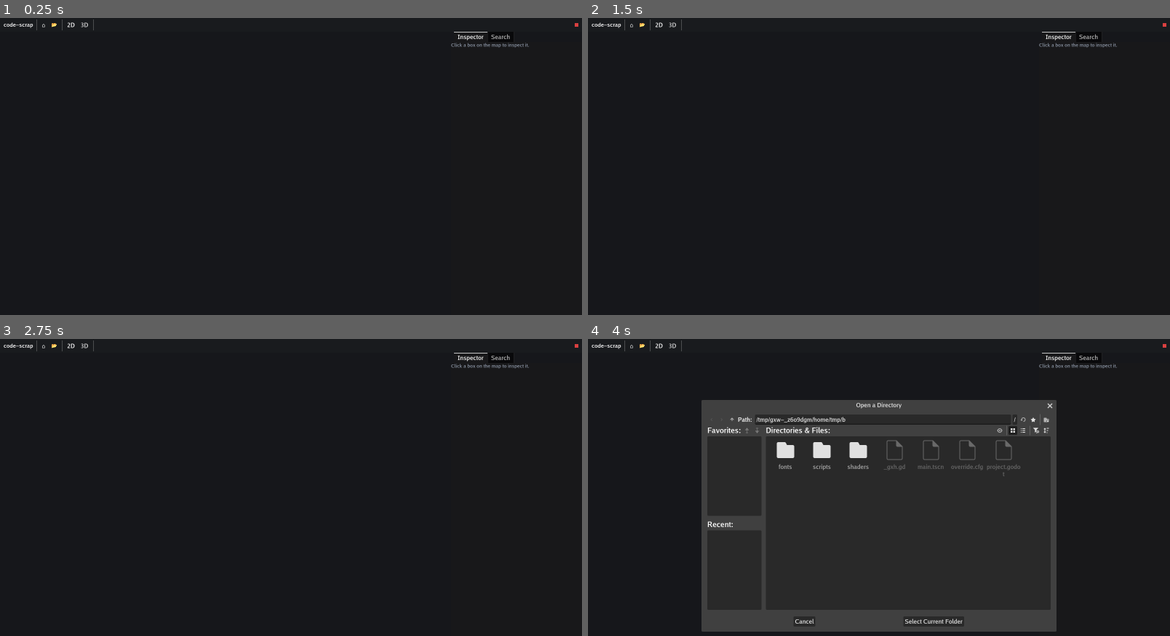
Above: before the commit, frames 1-4 (two rows, left to right).
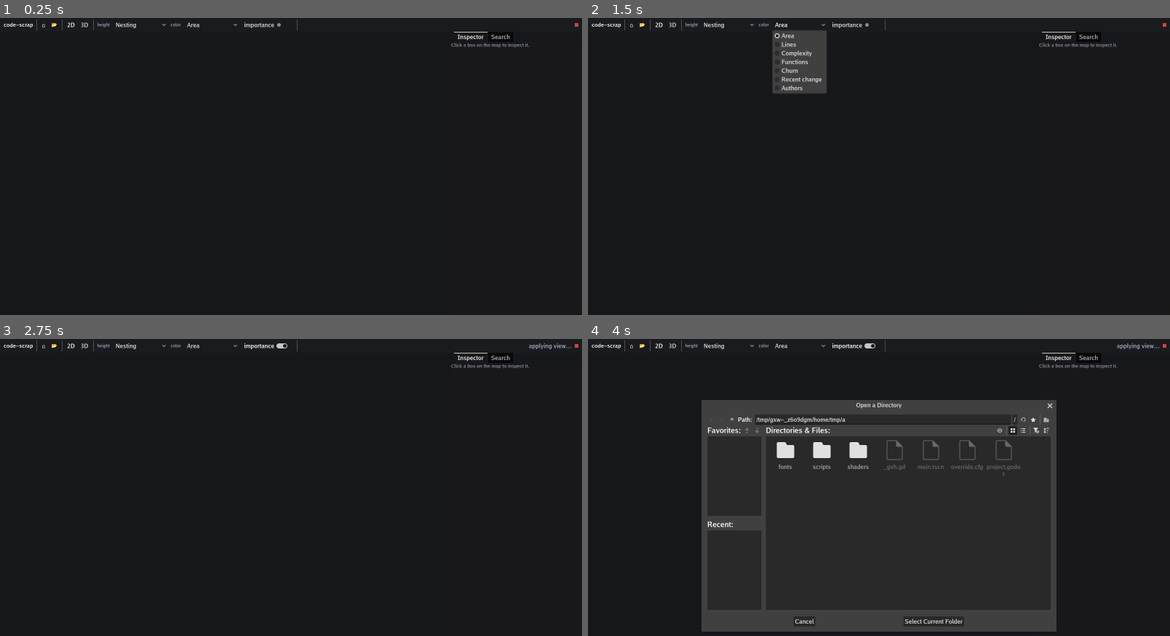
Above: after the commit, the same moments.

Repository: keshon/code-scrap
Game: Godot game, scene res://main.tscn
Same seed, same stepped clock (60 frames per second), same inputs: the game is played once before the commit and once after it.
Inputs (mouse positions are in pixels of both pictures, inside the frame that each line leads up to):
- Up to frame 1 (0.25 s): no input
- Up to frame 2 (1.5 s): click (727, 23) at 0.5 s, where only the run after the commit has a clickable "Nesting"; click (797, 23) at 1.25 s, where only the run after the commit has a clickable "Area"
- Up to frame 3 (2.75 s): click (267, 344) at 2 s, where only the run after the commit has a clickable "importance"
- Up to frame 4 (4 s): click "⌂" at 2.75 s; click "📂" at 3.5 s

The runs differ from the first frame. In frame 1, 0.2% of the frame differs, in the area x 16-52%, y 0-5%; in frame 2, 2.1%, in the area x 16-52%, y 0-26%; in frame 3, 0.2%; in frame 4, 0.2%.

Commit message:
Lenses: switchable height/color metrics, importance weighting, git history
- codemap.View (height: nesting|flat|metric, color: area|metric, importance)
  applied as a copy of the map (re-weigh, re-layout, re-elevate, heat);
  percentile-ranked metrics: lines, complexity, functions, churn, age, authors
- test-file class; importance factors for minified/asset/vendored/data/test
- gitlog: per-file commits/authors/last change from git log (window via
  scrap serve -git-since, default 12 months), loaded in the background
- server: base + git + view composed on every change; options op
- viewer: height/color pickers (git lenses enabled once history loads),
  importance toggle, legend, file metrics in the Inspector

Co-Authored-By: Claude Opus 5 <noreply@anthropic.com>

Diff:
--- a/viewer-gd/scripts/main.gd
+++ b/viewer-gd/scripts/main.gd
@@ -10,12 +10,26 @@
 ##   --search=<q>      run a search once connected and step to the first hit
 ##   --focus=<substr>  fly to the first search hit's file instead of the line
 ##   --view=3d         switch to the 3D city once connected (--yaw, --pitch, --dist, --wheel=N)
+##   --lens=height:churn,color:complexity,importance   apply lenses once git is loaded
 
 var client: ScrapClient
 var map: MapView
 var city: CityView
 var _v2d: Button
 var _v3d: Button
+var _height_opt: OptionButton
+var _color_opt: OptionButton
+var _importance: CheckButton
+var _legend: Label
+var _syncing_view := false
+
+# lenses: [id, label, needs git]
+const HEIGHTS := [["depth", "Nesting", false], ["flat", "Flat", false], ["lines", "Lines", false],
+	["complexity", "Complexity", false], ["functions", "Functions", false], ["churn", "Churn", true],
+	["age", "Recent change", true], ["authors", "Authors", true]]
+const COLORS := [["area", "Area", false], ["lines", "Lines", false], ["complexity", "Complexity", false],
+	["functions", "Functions", false], ["churn", "Churn", true], ["age", "Recent change", true],
+	["authors", "Authors", true]]
 
 var _status: Label
 var _progress: Label
@@ -106,6 +120,23 @@
 	_v3d.toggle_mode = true
 	hb.add_child(_v3d)
 	hb.add_child(VSeparator.new())
+	hb.add_child(_small_label("height"))
+	_height_opt = _lens_picker(HEIGHTS, "What building height encodes (3D). Git lenses need history, loaded in the background.")
+	hb.add_child(_height_opt)
+	hb.add_child(_small_label("color"))
+	_color_opt = _lens_picker(COLORS, "What box color encodes: the top-level area, or a metric as a cold (blue) → hot (red) percentile.")
+	hb.add_child(_color_opt)
+	_importance = CheckButton.new()
+	_importance.text = "importance"
+	_importance.tooltip_text = "Shrink vendored, test, generated, asset and data files so the core code gets the space."
+	_importance.focus_mode = Control.FOCUS_NONE
+	_importance.toggled.connect(func(_on): _send_view())
+	hb.add_child(_importance)
+	_legend = Label.new()
+	_legend.modulate = Color(0.7, 0.72, 0.78)
+	_legend.add_theme_font_size_override("font_size", 12)
+	hb.add_child(_legend)
+	hb.add_child(VSeparator.new())
 	_status = Label.new()
 	_status.size_flags_horizontal = Control.SIZE_EXPAND_FILL
 	_status.clip_text = true
@@ -201,6 +232,56 @@
 	_open_dialog.popup_centered_ratio(0.6)
 
 
+func _small_label(t: String) -> Label:
+	var l := Label.new()
+	l.text = t
+	l.modulate = Color(0.6, 0.63, 0.7)
+	l.add_theme_font_size_override("font_size", 12)
+	return l
+
+
+func _lens_picker(items: Array, tip: String) -> OptionButton:
+	var o := OptionButton.new()
+	o.tooltip_text = tip
+	o.focus_mode = Control.FOCUS_NONE
+	o.flat = true
+	for i in items.size():
+		o.add_item(items[i][1], i)
+	o.item_selected.connect(func(_i): _send_view())
+	return o
+
+
+func _send_view() -> void:
+	if _syncing_view:
+		return
+	var v := {
+		"height": HEIGHTS[_height_opt.selected][0],
+		"color": COLORS[_color_opt.selected][0],
+		"importance": _importance.button_pressed,
+	}
+	client.request("options", {"view": v})
+	_progress.text = "applying view…"
+
+
+## Mirrors the server's view in the controls (no requests while syncing).
+func _sync_view(info: Dictionary) -> void:
+	_syncing_view = true
+	var v: Dictionary = info.get("view", {})
+	var git: bool = info.get("git", false)
+	for i in HEIGHTS.size():
+		_height_opt.set_item_disabled(i, HEIGHTS[i][2] and not git)
+		if HEIGHTS[i][0] == v.get("height", "") or (v.get("height", "") == "" and i == 0):
+			_height_opt.select(i)
+	for i in COLORS.size():
+		_color_opt.set_item_disabled(i, COLORS[i][2] and not git)
+		if COLORS[i][0] == v.get("color", "") or (v.get("color", "") == "" and i == 0):
+			_color_opt.select(i)
+	_importance.button_pressed = v.get("importance", false)
+	var c: String = v.get("color", "")
+	_legend.text = "" if c == "" or c == "area" else "blue = low · red = high " + COLORS[_color_opt.selected][1].to_lower()
+	_syncing_view = false
+
+
 func is_3d() -> bool:
 	return city.visible
 
@@ -277,6 +358,7 @@
 
 func _on_hello(info: Dictionary) -> void:
 	_hello = info
+	_sync_view(info)
 	var s: Dictionary = info.stats
 	var pass_name := "precise" if info.precise else "fast"
 	_progress.text = "%s · %s files · %s lines · %s pass" % [info.name, _num(s.Files), _num(s.Lines), pass_name]
@@ -286,6 +368,10 @@
 
 
 func _on_progress(p: Dictionary) -> void:
+	if p.pass == "git":
+		if int(p.done) < int(p.total):
+			_progress.text = "reading git history…"
+		return
 	if int(p.total) > 0 and int(p.done) < int(p.total):
 		_progress.text = "%s %s %d%%" % [p.pass, p.phase, int(100.0 * p.done / p.total)]
 
@@ -346,6 +432,16 @@
 	if n.has("scope"):
 		t += "[color=#8a93a3]scope[/color]  %s\n" % n.scope
 	t += "\n"
+	if n.has("fileMetrics"):
+		var fm: Dictionary = n.fileMetrics
+		t += "[b]File metrics[/b]\n"
+		t += "functions  %d\nmax complexity  %d\n" % [int(fm.functions), int(fm.maxComplexity)]
+		if fm.has("commits"):
+			var last := "—"
+			if int(fm.lastChange) > 0:
+				last = Time.get_date_string_from_unix_time(int(fm.lastChange))
+			t += "commits  %d\nauthors  %d\nlast change  %s\n" % [int(fm.commits), int(fm.authors), last]
+		t += "\n"
 	if n.has("metrics"):
 		var m: Dictionary = n.metrics
 		t += "[b]Function metrics[/b]\n"
@@ -503,6 +599,27 @@
 
 # ---------------------------------------------------------------- automation
 
+## --lens=height:churn,color:complexity,importance  (waits for git history)
+func _apply_lens_when_ready(spec: String) -> void:
+	for i in 100:
+		if _hello.get("git", false):
+			break
+		await get_tree().create_timer(0.1).timeout
+	for part in spec.split(","):
+		var kv := part.split(":")
+		if kv[0] == "importance":
+			_syncing_view = true
+			_importance.button_pressed = true
+			_syncing_view = false
+		for i in HEIGHTS.size():
+			if kv[0] == "height" and HEIGHTS[i][0] == kv[1]:
+				_height_opt.select(i)
+		for i in COLORS.size():
+			if kv[0] == "color" and COLORS[i][0] == kv[1]:
+				_color_opt.select(i)
+	_send_view()
+
+
 func _enter_3d_when_ready() -> void:
 	await get_tree().create_timer(0.8).timeout  # let the 2D camera settle
 	set_view(true)
@@ -540,6 +657,8 @@
 				_run_search(), CONNECT_ONE_SHOT)
 	if _args.get("view", "") == "3d":
 		client.hello.connect(func(_i): _enter_3d_when_ready(), CONNECT_ONE_SHOT)
+	if _args.has("lens"):
+		_apply_lens_when_ready(_args.lens)
 	await get_tree().create_timer(wait).timeout
 	await RenderingServer.frame_post_draw
 	var img := get_viewport().get_texture().get_image()
Not shown, changed: scrap/cmd/scrap/serve.go
Not shown, changed: scrap/internal/codemap/build.go
Not shown, changed: scrap/internal/codemap/classify.go
Not shown, changed: scrap/internal/codemap/layout.go
Not shown, changed: scrap/internal/codemap/model.go
Not shown, added: scrap/internal/codemap/view.go
Not shown, added: scrap/internal/gitlog/gitlog.go
Not shown, added: scrap/internal/gitlog/gitlog_test.go
Not shown, changed: scrap/internal/server/api.go
Not shown, changed: scrap/internal/server/server.go
Not shown, changed: scrap/internal/server/session.go
Not shown, changed: scrap/internal/tile/palette.go
